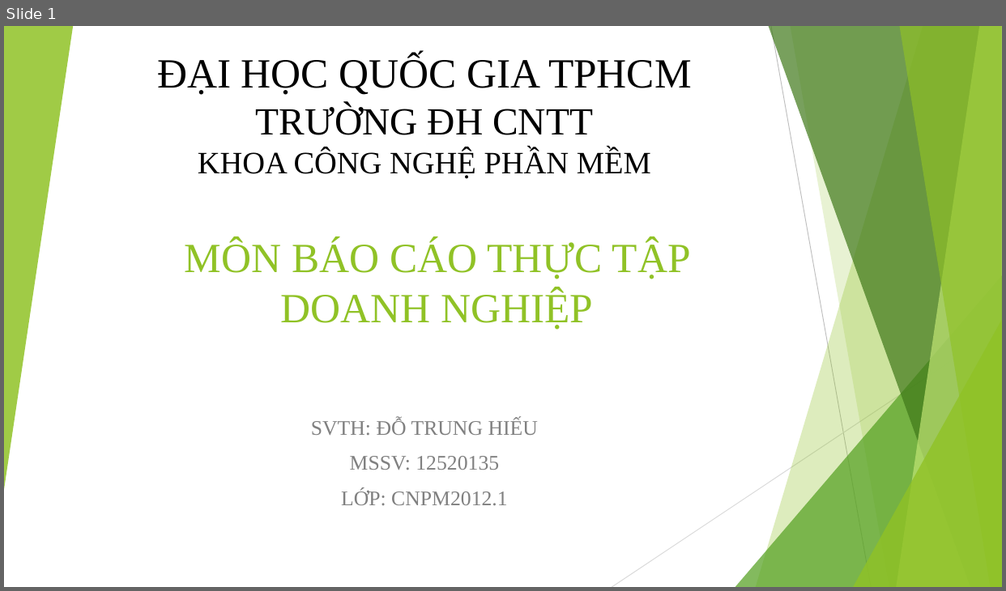
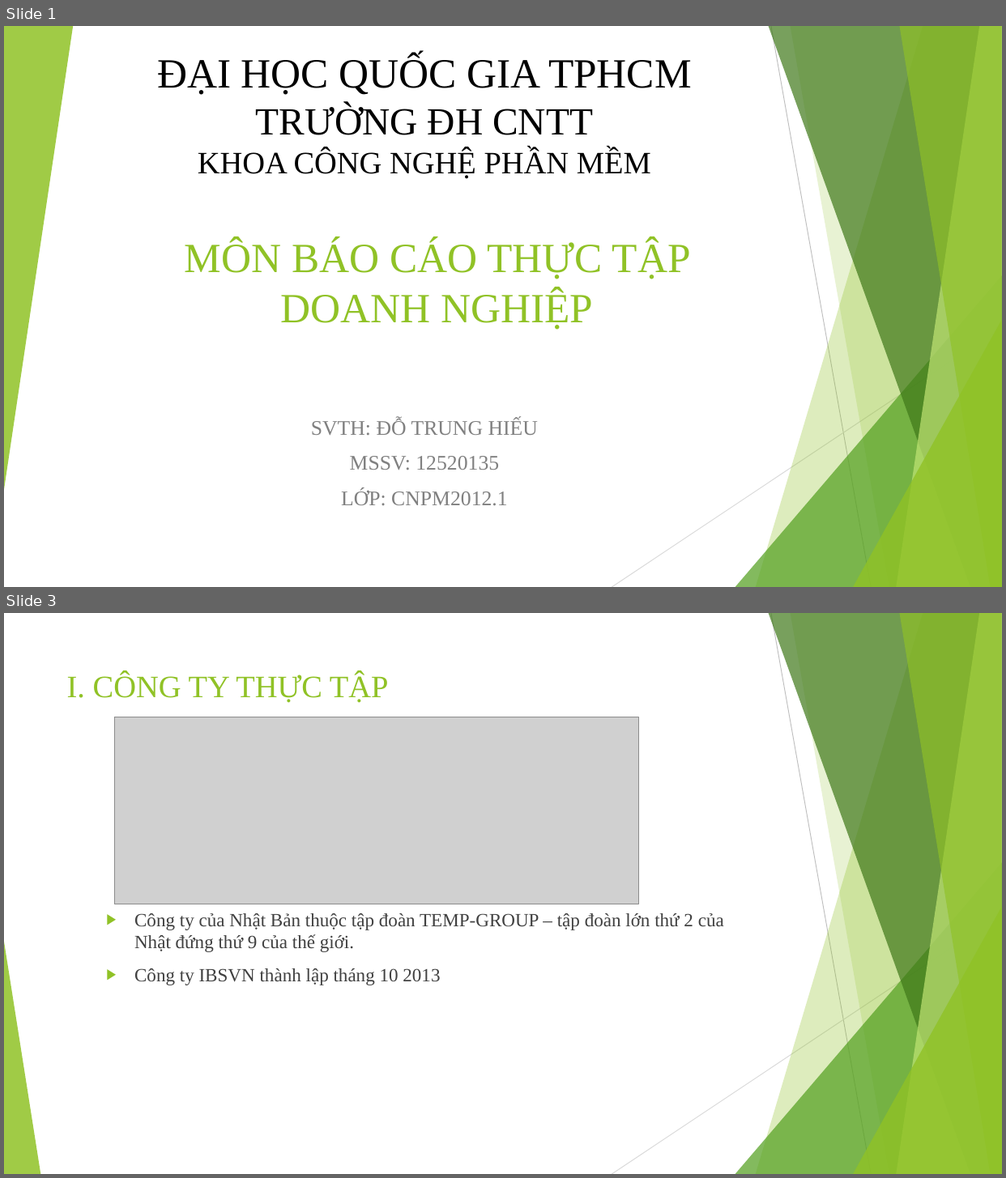
Before and after one commit to dotrunghieu0903/ThucTap, a slide deck: Slide.pptx. Shown one above the other, each under a label of ours: slide 1 before the commit, slides 1 and 3 after it; the slides between them are not shown. The pictures are 1006x591 and 1006x1178 pixels, drawn with LibreOffice and Linux fonts; fonts in the diff are those of the drawing; grey boxes stand for pictures. Boxes give left, top, right and bottom in pixels: in the first picture for what was removed or moved away, otherwise in the second. Text is boxed around its words. In the diff, an @@ line names an element or a change of style, - is before the commit and + after.

```diff
--- a/Slide.pptx
+++ b/Slide.pptx
@@ slide 3 added at (4,613,1002,1174), background #FFFFFF; not listed: 9 template elements that a slide beside it also shows @@
@@ title added at (67,673,389,703), 30 pt, text #90C226 @@
+I. CÔNG TY THỰC TẬP
@@ picture added at (115,717,639,905) @@
@@ text added at (134,914,724,986), 18 pt, text #404040 @@
+▶ Công ty của Nhật Bản thuộc tập đoàn TEMP-GROUP – tập đoàn lớn thứ 2 của Nhật đứng thứ 9 của thế giới.
+▶ Công ty IBSVN thành lập tháng 10 2013
@@ triangle added at (4,942,40,1174), fill #90C226 at 85% opacity @@
```
Also in this commit, not shown: 1 slide changed, 2 other slides added, 3 slides removed.
